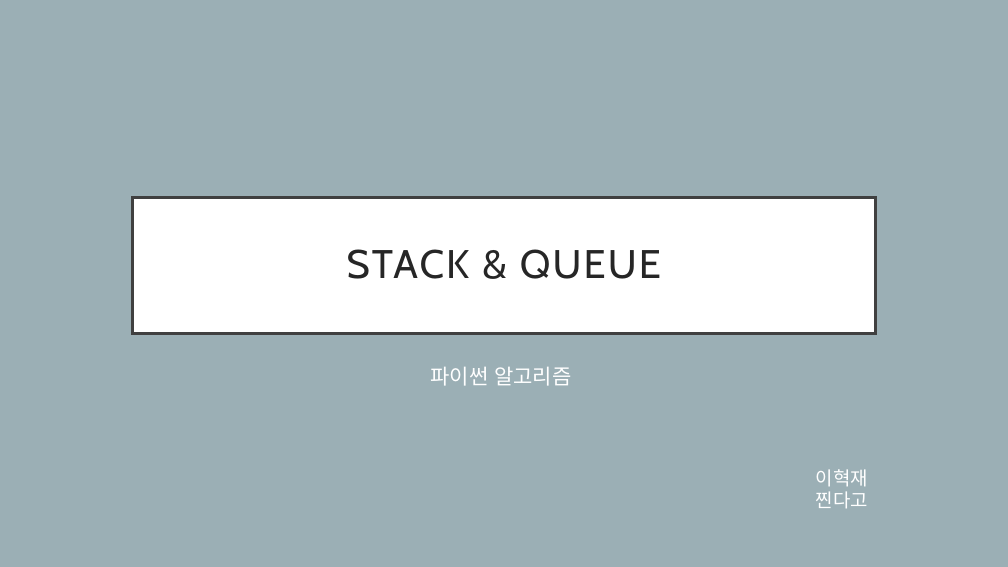
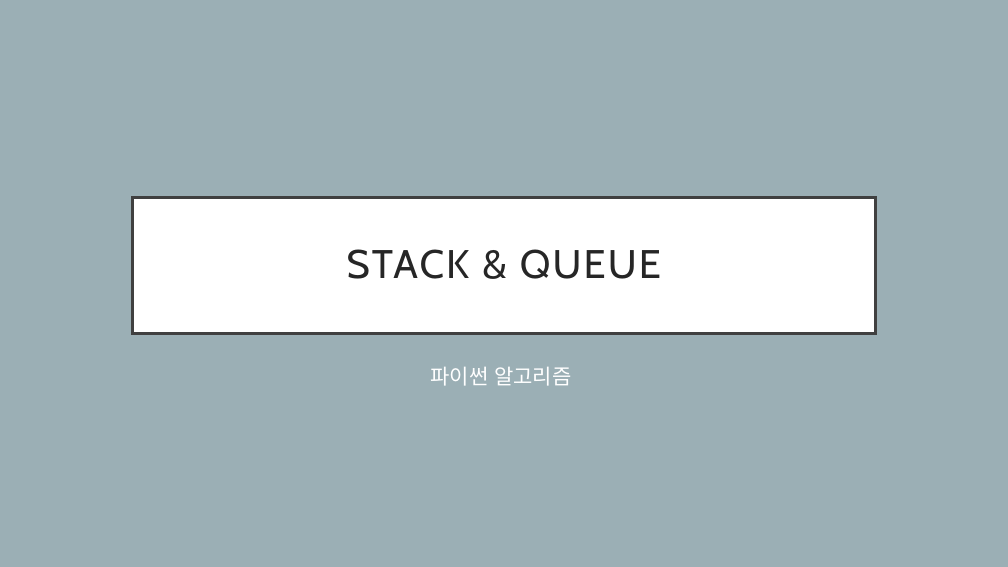
Before and after one commit to drhee0919/Rhee, a slide deck: slide 1 of 1. Stack & Queue.pptx. Drawn at 1008x567 pixels with LibreOffice and Linux fonts; fonts in the diff are those of the drawing. Boxes give left, top, right and bottom in pixels: in the first picture for what was removed or moved away, otherwise in the second. Text is boxed around its words. In the diff, an @@ line names an element or a change of style, - is before the commit and + after.

```diff
--- a/1. Stack & Queue.pptx
+++ b/1. Stack & Queue.pptx
@@ text removed at (x1=816, y1=469, x2=868, y2=509) @@
-이혁재
-찐다고
```
Also in this commit, not shown: 1 other slide changed, 2 slides added.
